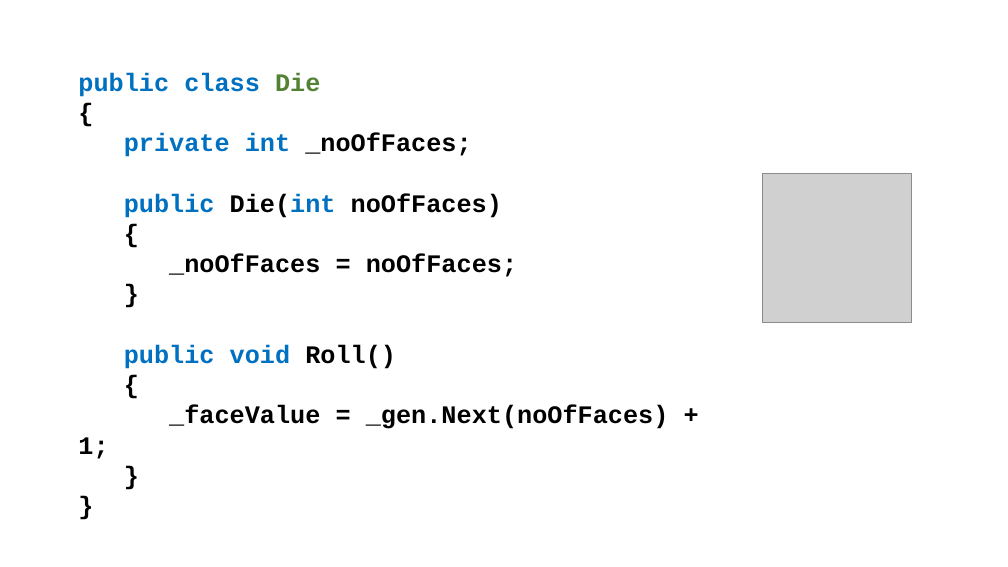
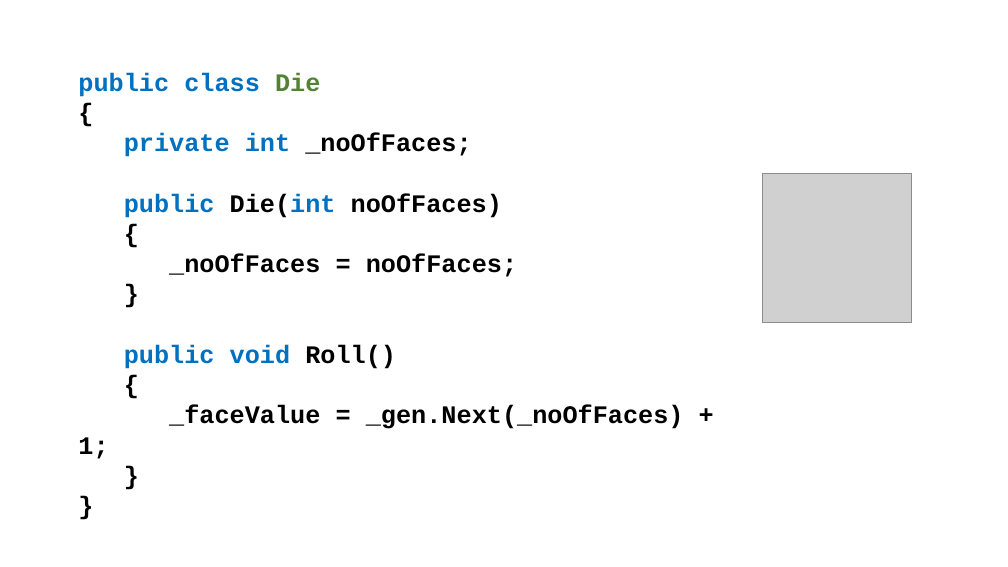
Before and after one commit to perslaursen/OOProg22, a slide deck: slide 12 of Chap/Prog02/Presentations/DRY.pptx. Drawn at 1008x567 pixels with LibreOffice and Linux fonts; fonts in the diff are those of the drawing; grey boxes stand for pictures. Boxes give left, top, right and bottom in pixels: in the first picture for what was removed or moved away, otherwise in the second. Text is boxed around its words. In the diff, an @@ line names an element or a change of style, - is before the commit and + after.

```diff
--- a/Chap/Prog02/Presentations/DRY.pptx
+++ b/Chap/Prog02/Presentations/DRY.pptx
@@ text at [78,405,684,459]: text changed @@
-_faceValue = _gen.Next(noOfFaces) + 1;
+_faceValue = _gen.Next(_noOfFaces) + 1;
```
Also in this commit, not shown: 1 slide removed, 5 other files.
